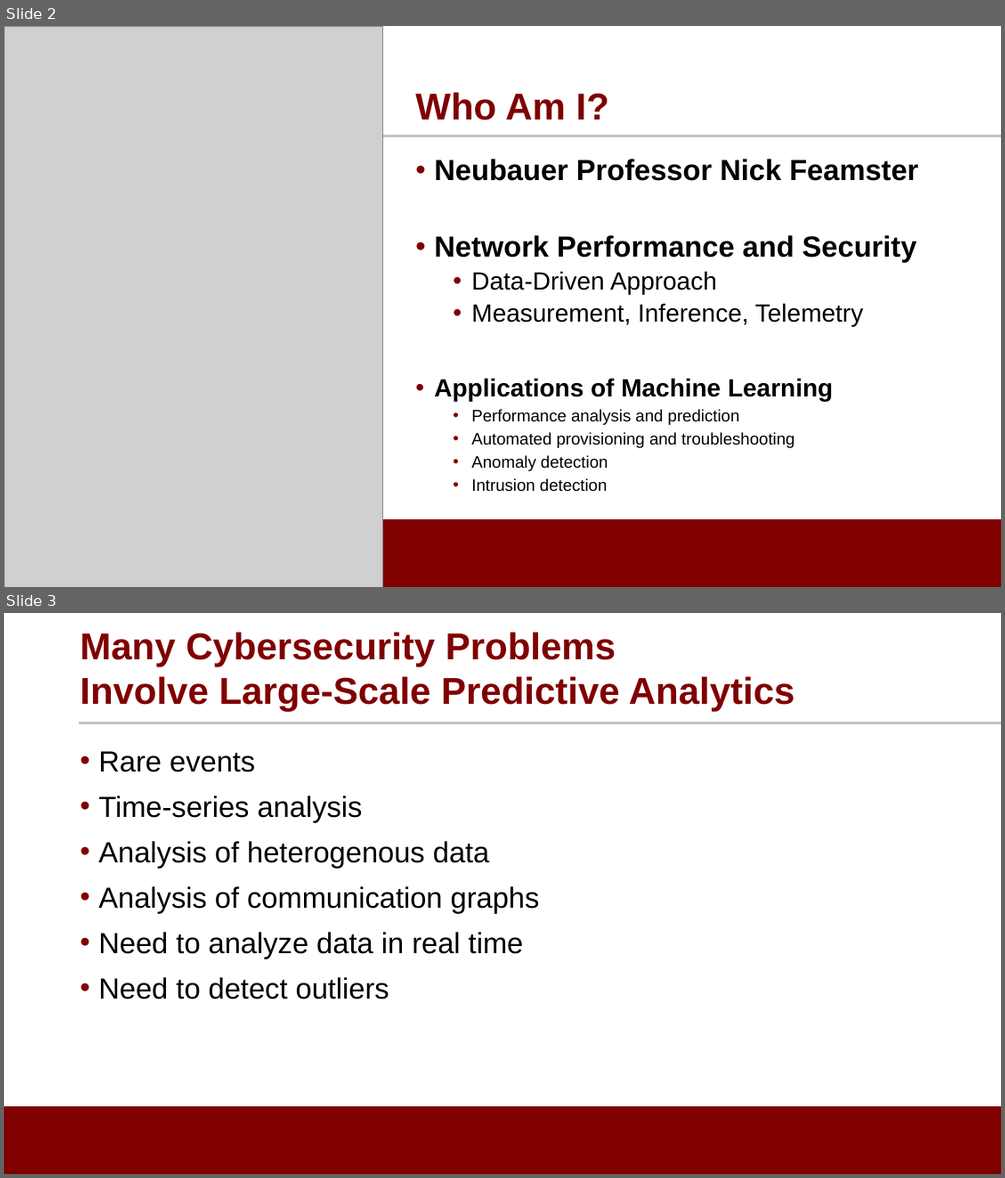
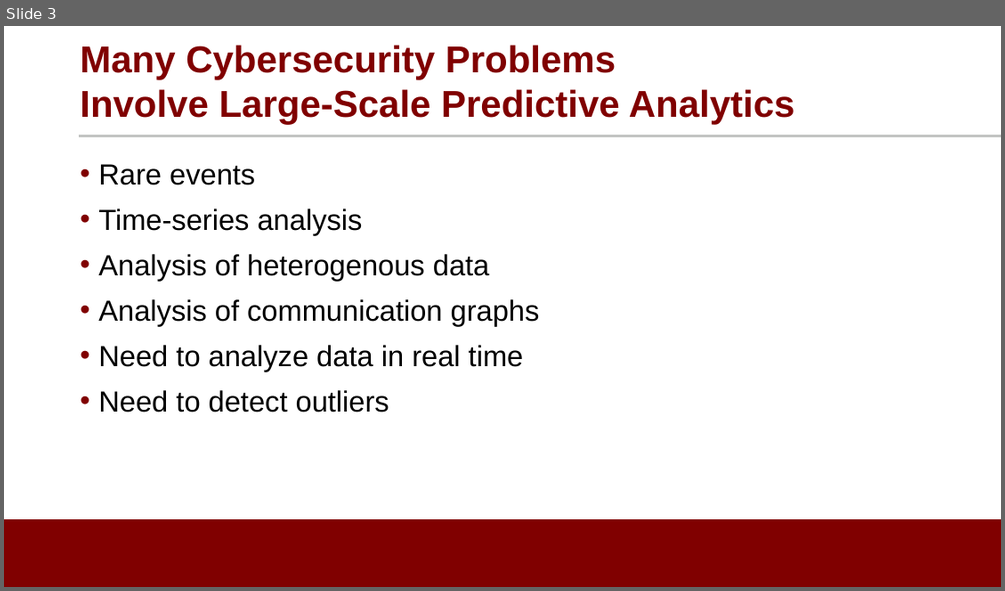
Before and after one commit to noise-lab/ML-Cybersecurity, a slide deck: module-2/ppt/2.0-introduction.pptx. Shown one above the other, each under a label of ours: slides 2 and 3 before the commit, slide 3 after it. The pictures are 1005x1178 and 1005x591 pixels, drawn with LibreOffice and Linux fonts; fonts in the diff are those of the drawing; grey boxes stand for pictures; background and template pictures are left out. Boxes give left, top, right and bottom in pixels: in the first picture for what was removed or moved away, otherwise in the second. Text is boxed around its words. In the diff, an @@ line names an element or a change of style, - is before the commit and + after.

```diff
--- a/module-2/ppt/2.0-introduction.pptx
+++ b/module-2/ppt/2.0-introduction.pptx
@@ slide 2 removed at (4,26,1001,587), background #FFFFFF; not listed: 2 template elements that a slide beside it also shows @@
@@ picture removed at (4,26,383,587) @@
@@ title removed at (415,92,609,120) @@
-Who Am I?
@@ text removed at (434,159,918,491) @@
-• Neubauer Professor Nick Feamster
-• Network Performance and Security
-  • Data-Driven Approach
-  • Measurement, Inference, Telemetry
-• Applications of Machine Learning
-  • Performance analysis and prediction
-  • Automated provisioning and troubleshooting
-  • Anomaly detection
-  • Intrusion detection
```
Also in this commit, not shown: 2 slides changed, 2 slides added.
